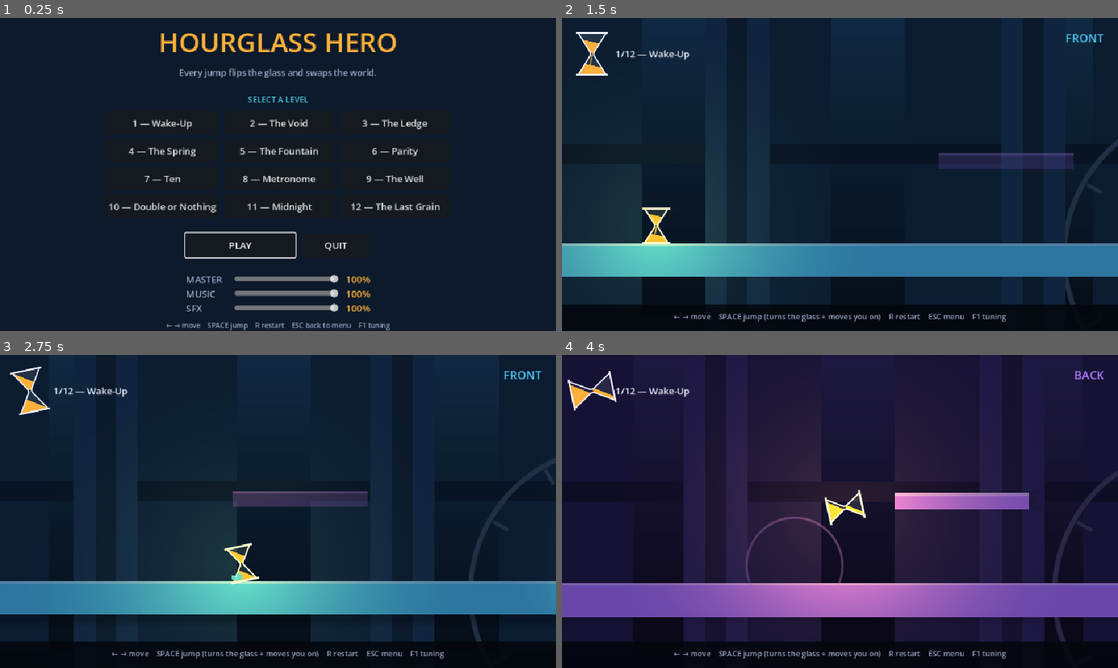
Above: before the commit, frames 1-4 (two rows, left to right).
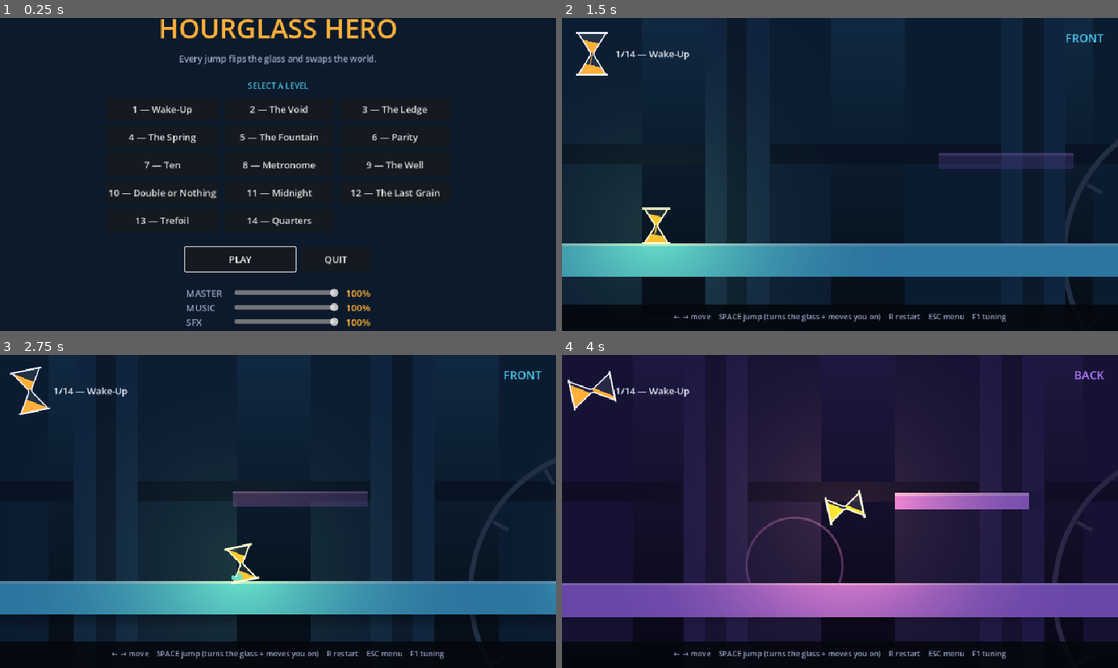
Above: after the commit, the same moments.

Repository: Athryell/GMTK-Game-Jam-2026
Game: Godot game, scene res://scenes/ui/main_menu.tscn
Same seed, same stepped clock (60 frames per second), same inputs: the game is played once before the commit and once after it.
Inputs:
- Up to frame 1 (0.25 s): no input
- Up to frame 2 (1.5 s): click "PLAY" at 0.5 s; tap Enter at 1.25 s; hold Right (move_right) from 1.28 s (still down)
- Up to frame 3 (2.75 s): keep holding Right (move_right); tap Space (jump) at 1.52, 2.27 s
- Up to frame 4 (4 s): release Right (move_right) at 2.78 s; hold Left (move_left) 2.78-3.53 s; hold Right (move_right) from 3.53 s (still down); tap Space (jump) at 3.77 s

The runs differ from the first frame. In frame 1, 9.4% of the frame differs, in the area x 19-80%, y 0-100%; in frame 2, less than 0.1%; in frame 3, less than 0.1%; in frame 4, less than 0.1%.

Commit message:
feat(hourglass-hero): two levels for the three- and four-lobed glass
Trefoil climbs a staircase that only exists one third of a turn at a
time; Quarters adds the two sealed sides, where a chamber you turn past
gives you nothing and the way back is three more jumps, not one.

The smoke test now asserts the shipped levels use all three glasses —
without it, deleting a chamber count from the folder leaves a green
suite testing a feature nothing plays. And the HUD refreshes its plane
label on level load: the count can change without the plane changing,
which left a three-chamber level reading "FRONT".

Diff:
--- /dev/null
+++ b/hourglass_hero_godot/scenes/levels/level_13_trefoil.tscn
@@ -0,0 +1,69 @@
+[gd_scene load_steps=4 format=3]
+
+[ext_resource type="Script" path="res://scripts/level.gd" id="1_level"]
+[ext_resource type="PackedScene" path="res://scenes/entities/door.tscn" id="2_door"]
+[ext_resource type="PackedScene" path="res://scenes/entities/platform.tscn" id="3_platform"]
+
+[node name="Level" type="Node2D"]
+script = ExtResource("1_level")
+level_name = "Trefoil"
+world_size = Vector2(960, 540)
+chambers = 3
+
+[node name="Spawn" type="Marker2D" parent="."]
+position = Vector2(48, 455)
+
+[node name="Entities" type="Node2D" parent="."]
+
+[node name="Ground" parent="Entities" instance=ExtResource("3_platform")]
+position = Vector2(0, 478)
+size = Vector2(150, 62)
+plane = 4
+kind = 0
+
+[node name="Step1" parent="Entities" instance=ExtResource("3_platform")]
+position = Vector2(196, 430)
+size = Vector2(118, 18)
+plane = 1
+kind = 0
+
+[node name="Step2" parent="Entities" instance=ExtResource("3_platform")]
+position = Vector2(360, 382)
+size = Vector2(118, 18)
+plane = 2
+kind = 0
+
+[node name="Step3" parent="Entities" instance=ExtResource("3_platform")]
+position = Vector2(524, 334)
+size = Vector2(118, 18)
+plane = 0
+kind = 0
+
+[node name="Step4" parent="Entities" instance=ExtResource("3_platform")]
+position = Vector2(688, 300)
+size = Vector2(118, 18)
+plane = 1
+kind = 0
+
+[node name="Ledge" parent="Entities" instance=ExtResource("3_platform")]
+position = Vector2(842, 300)
+size = Vector2(118, 18)
+plane = 2
+kind = 0
+
+[node name="Decoy1" parent="Entities" instance=ExtResource("3_platform")]
+position = Vector2(280, 300)
+size = Vector2(96, 18)
+plane = 0
+kind = 0
+
+[node name="Decoy2" parent="Entities" instance=ExtResource("3_platform")]
+position = Vector2(470, 226)
+size = Vector2(96, 18)
+plane = 1
+kind = 0
+
+[node name="Door" parent="Entities" instance=ExtResource("2_door")]
+position = Vector2(898, 236)
+size = Vector2(34, 64)
+plane = 4
--- /dev/null
+++ b/hourglass_hero_godot/scenes/levels/level_14_quarters.tscn
@@ -0,0 +1,75 @@
+[gd_scene load_steps=5 format=3]
+
+[ext_resource type="Script" path="res://scripts/level.gd" id="1_level"]
+[ext_resource type="PackedScene" path="res://scenes/entities/door.tscn" id="2_door"]
+[ext_resource type="PackedScene" path="res://scenes/entities/platform.tscn" id="3_platform"]
+[ext_resource type="PackedScene" path="res://scenes/entities/spikes.tscn" id="4_spikes"]
+
+[node name="Level" type="Node2D"]
+script = ExtResource("1_level")
+level_name = "Quarters"
+world_size = Vector2(960, 540)
+chambers = 4
+
+[node name="Spawn" type="Marker2D" parent="."]
+position = Vector2(48, 455)
+
+[node name="Entities" type="Node2D" parent="."]
+
+[node name="Ground" parent="Entities" instance=ExtResource("3_platform")]
+position = Vector2(0, 478)
+size = Vector2(170, 62)
+plane = 4
+kind = 0
+
+[node name="Rise1" parent="Entities" instance=ExtResource("3_platform")]
+position = Vector2(216, 434)
+size = Vector2(110, 18)
+plane = 1
+kind = 0
+
+[node name="Rise2" parent="Entities" instance=ExtResource("3_platform")]
+position = Vector2(372, 390)
+size = Vector2(110, 18)
+plane = 2
+kind = 0
+
+[node name="Rise3" parent="Entities" instance=ExtResource("3_platform")]
+position = Vector2(528, 346)
+size = Vector2(110, 18)
+plane = 3
+kind = 0
+
+[node name="Rise4" parent="Entities" instance=ExtResource("3_platform")]
+position = Vector2(684, 302)
+size = Vector2(110, 18)
+plane = 0
+kind = 0
+
+[node name="Ledge" parent="Entities" instance=ExtResource("3_platform")]
+position = Vector2(830, 268)
+size = Vector2(130, 18)
+plane = 4
+kind = 0
+
+[node name="Trap1" parent="Entities" instance=ExtResource("3_platform")]
+position = Vector2(300, 320)
+size = Vector2(96, 18)
+plane = 3
+kind = 0
+
+[node name="Trap2" parent="Entities" instance=ExtResource("3_platform")]
+position = Vector2(470, 244)
+size = Vector2(96, 18)
+plane = 0
+kind = 0
+
+[node name="Spikes" parent="Entities" instance=ExtResource("4_spikes")]
+position = Vector2(660, 484)
+size = Vector2(230, 20)
+plane = 4
+
+[node name="Door" parent="Entities" instance=ExtResource("2_door")]
+position = Vector2(900, 204)
+size = Vector2(34, 64)
+plane = 4
--- a/hourglass_hero_godot/scripts/ui/hud.gd
+++ b/hourglass_hero_godot/scripts/ui/hud.gd
@@ -50,6 +50,11 @@
 
 func _on_level_loaded(index: int, level_name: String) -> void:
 	_level_label.text = "%d/%d — %s" % [index + 1, Game.level_scenes.size(), level_name]
+	# The plane label spells out the chamber count, and a new level can change
+	# that count without ever changing the plane — arriving on a three-chamber
+	# level in P0 left the label reading FRONT. `level_loaded` is emitted after
+	# the level's rules are applied, so the count here is the one being played.
+	_on_plane_changed(Game.plane)
 
 
 func _on_plane_changed(plane: Planes.Kind) -> void:
--- a/hourglass_hero_godot/tests/sand_test.gd
+++ b/hourglass_hero_godot/tests/sand_test.gd
@@ -150,7 +150,7 @@
 		if absf(Game.sand - start) > worst_drift:
 			worst_drift = absf(Game.sand - start)
 			worst_from = start
-	_check("N=2: one turn is the shipped flip_sand(), to the bit", worst_flip < 0.0001,
+	_check("N=2: one turn is the shipped `max - sand` flip, to the bit", worst_flip < 0.0001,
 		"off by %.6f" % worst_flip)
 	_check("N=2: turning twice returns the sand exactly", worst_drift < 0.0001,
 		"off by %.6f starting from %.0f — check sand_flip_base" % [worst_drift, worst_from])
--- a/hourglass_hero_godot/tests/smoke_test.gd
+++ b/hourglass_hero_godot/tests/smoke_test.gd
@@ -184,6 +184,20 @@
 	_check("a jump with nothing held keeps the last direction", int(Game.plane) == 3,
 		"landed on %d" % int(Game.plane))
 
+	# --- The shipped game uses every glass ------------------------------------
+	# Without this, deleting a chamber count from the levels folder leaves a
+	# perfectly green suite testing a feature nothing plays.
+	var counts := {}
+	for i in Game.level_scenes.size():
+		Game.start_level(i)
+		await _load_level_scene()
+		var level := _current_level()
+		if level != null:
+			counts[level.chambers] = true
+	_check("some level is played on a three-chamber glass", counts.has(3))
+	_check("some level is played on a four-chamber glass", counts.has(4))
+	_check("and most of them are still the two-chamber hourglass", counts.has(2))
+
 	_finish()
 
 
